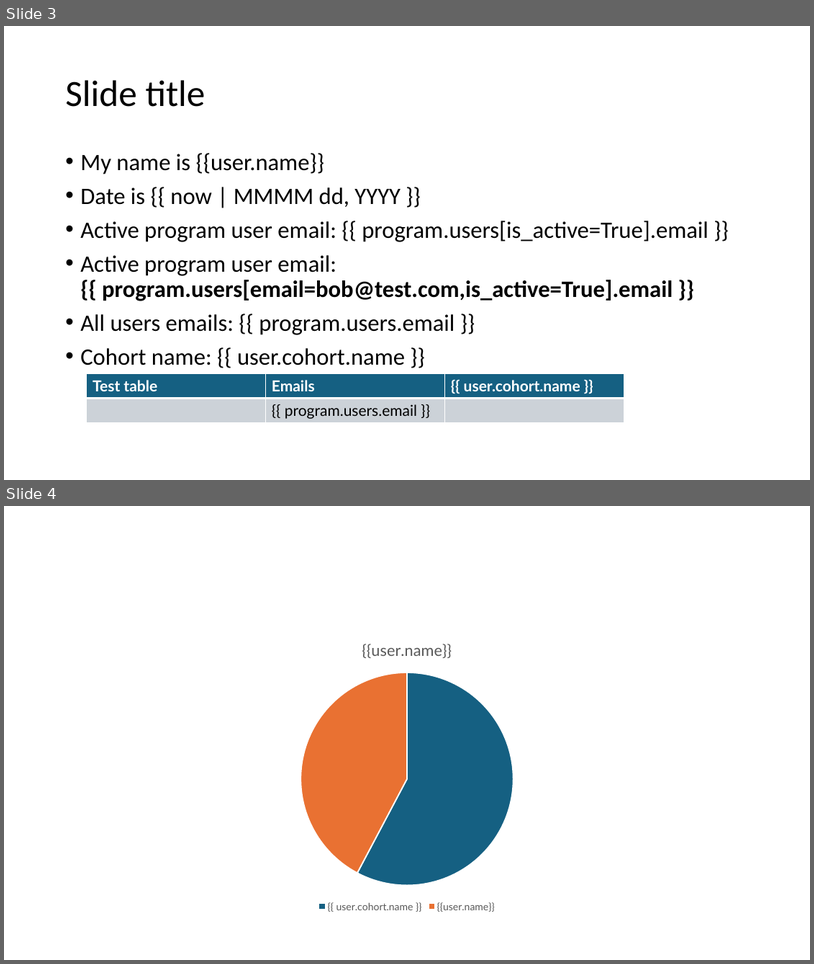
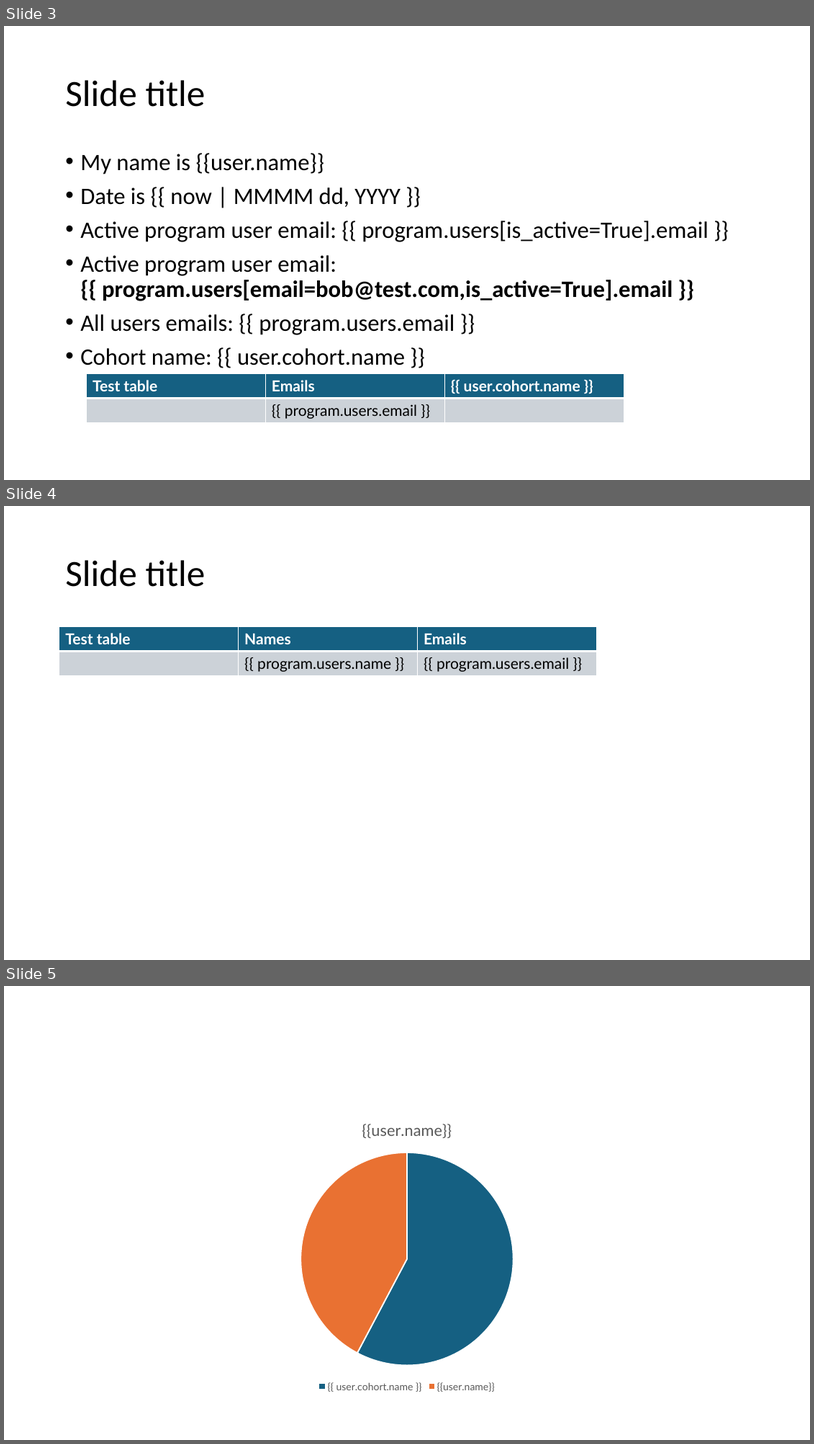
Before and after one commit to gaussian/django-template-reports, a slide deck: template_reports/raw_templates/template.pptx. Shown one above the other, each under a label of ours: slides 3 and 4 before the commit, slides 3, 4 and 5 after it. The pictures are 814x964 and 814x1444 pixels, drawn with LibreOffice and Linux fonts; fonts in the diff are those of the drawing. Boxes give left, top, right and bottom in pixels: in the first picture for what was removed or moved away, otherwise in the second. Text is boxed around its words. In the diff, an @@ line names an element or a change of style, - is before the commit and + after.

```diff
--- a/template_reports/raw_templates/template.pptx
+++ b/template_reports/raw_templates/template.pptx
@@ slide 4 added at [4,506,810,960], background #FFFFFF @@
@@ title added at [65,560,206,587], 44 pt, text #000000 @@
+Slide title
@@ table added at [59,627,597,676], 2 rows, 3 columns @@
+Test table | Names | Emails
+ | {{ program.users.name }} | {{ program.users.email }}
@@ what was slide 4 is now slide 5 @@
```
Also in this commit, not shown: 4 other files.
